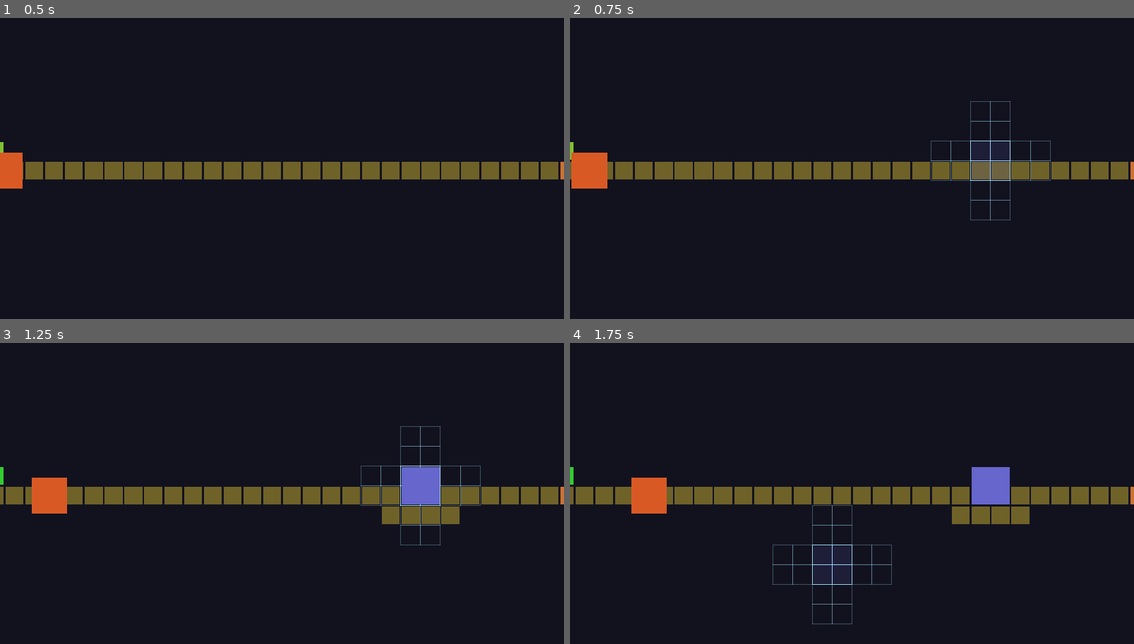
Above: before the commit, frames 1-4 (two rows, left to right).
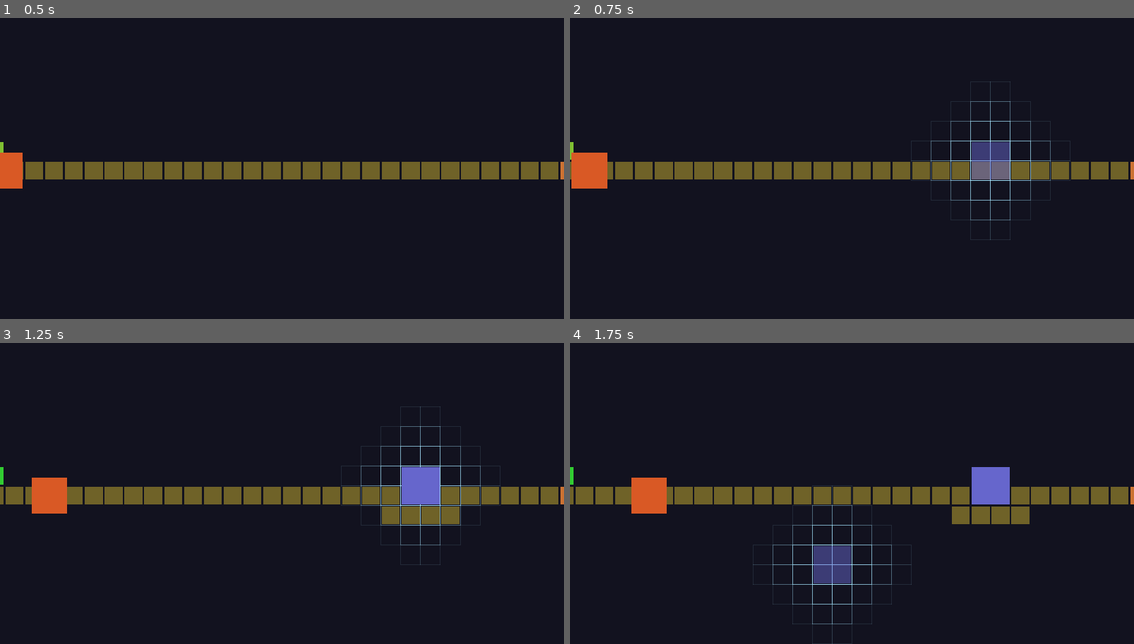
Above: after the commit, the same moments.

Repository: TimGoergen/critter-quitters
Game: Godot game, scene res://Main.tscn
Two runs of this game, one before a commit and one after it. Both use one fixed random seed, a clock stepped at 60 frames per second and the inputs below.
Inputs (mouse positions are in pixels of both pictures, inside the frame that each line leads up to):
- Up to frame 1 (0.5 s): no input
- Up to frame 2 (0.75 s): move the mouse to (976, 144) at 0.52 s; click (976, 144) at 0.67 s
- Up to frame 3 (1.25 s): no input
- Up to frame 4 (1.75 s): drag from (739, 502) to (823, 547) at 1.27 s

Frame 1 is identical in both runs. In frame 2, 1.1% of the frame differs, in the area x 60-89%, y 21-74%; in frame 3, 0.3%; in frame 4, 1.1%.

Commit message:
Glow per-cell falloff; preview trap visibility
- Grid glow now fades per 1x1 cell using Manhattan distance to the 2x2
  footprint edge — smooth continuous falloff instead of two fixed levels
- Preview ghost alpha raised from 0.15 to 0.50 so it's clearly visible
  while dragging before release

Co-Authored-By: Claude Sonnet 4.6 <noreply@anthropic.com>

Diff:
--- a/game/arena/Arena.gd
+++ b/game/arena/Arena.gd
@@ -293,51 +293,62 @@
 
 
 ## Rebuilds the grid glow mesh for the current hover cell.
-## Draws the 2x2 footprint at full brightness, plus the four immediately
-## adjacent 2x2 blocks (north, south, east, west) at reduced alpha —
-## showing where a neighboring trap could be placed next to this one.
+## Each cell's alpha is derived from its Manhattan distance to the nearest
+## cell in the 2x2 footprint — cells right against the trap are brightest,
+## fading smoothly outward for up to MAX_GLOW_DIST cells.
 func _update_grid_highlight() -> void:
 	if not _grid.is_in_bounds(_hover_cell):
 		_grid_highlight.mesh = null
 		return
 
+	const MAX_GLOW_DIST: int = 3
+
 	var im := ImmediateMesh.new()
 	var hs := Grid.CELL_SIZE * 0.5
 	var y  := 0.08   # sit above path markers and floor markers
 
 	im.surface_begin(Mesh.PRIMITIVE_LINES)
 
-	_draw_2x2_glow(im, _hover_cell, hs, y, 0.90)
-
-	for offset in [Vector2i(0, -2), Vector2i(0, 2), Vector2i(-2, 0), Vector2i(2, 0)]:
-		_draw_2x2_glow(im, _hover_cell + offset, hs, y, 0.30)
+	for dr in range(-MAX_GLOW_DIST, 2 + MAX_GLOW_DIST):
+		for dc in range(-MAX_GLOW_DIST, 2 + MAX_GLOW_DIST):
+			var cell := Vector2i(_hover_cell.x + dc, _hover_cell.y + dr)
+			if not _grid.is_in_bounds(cell):
+				continue
+			var dist  := _dist_to_footprint(cell, _hover_cell)
+			if dist > MAX_GLOW_DIST:
+				continue
+			var alpha := 0.90 * pow(1.0 - float(dist) / float(MAX_GLOW_DIST + 1), 1.5)
+			_draw_cell_glow(im, cell, hs, y, alpha)
 
 	im.surface_end()
 	_grid_highlight.mesh = im
 
 
-## Draws the four cell borders of a 2x2 block as line segments into im.
-## Skips any cell that falls outside the grid boundary.
-func _draw_2x2_glow(im: ImmediateMesh, anchor: Vector2i, hs: float, y: float, alpha: float) -> void:
+## Returns the Manhattan distance from cell to the nearest cell in the
+## 2x2 footprint anchored at anchor (top-left). Returns 0 if cell is
+## inside the footprint.
+func _dist_to_footprint(cell: Vector2i, anchor: Vector2i) -> int:
+	var dx := maxi(0, maxi(anchor.x - cell.x, cell.x - (anchor.x + 1)))
+	var dy := maxi(0, maxi(anchor.y - cell.y, cell.y - (anchor.y + 1)))
+	return dx + dy
+
+
+## Draws the four border edges of a single cell as line segments into im.
+func _draw_cell_glow(im: ImmediateMesh, cell: Vector2i, hs: float, y: float, alpha: float) -> void:
 	var color := Color(COLOR_GRID_GLOW.r, COLOR_GRID_GLOW.g, COLOR_GRID_GLOW.b, alpha)
-	for dr in range(2):
-		for dc in range(2):
-			var cell := Vector2i(anchor.x + dc, anchor.y + dr)
-			if not _grid.is_in_bounds(cell):
-				continue
-			var c  := _cell_to_world(cell)
-			var tl := Vector3(c.x - hs, y, c.z - hs)
-			var tr := Vector3(c.x + hs, y, c.z - hs)
-			var bl := Vector3(c.x - hs, y, c.z + hs)
-			var br := Vector3(c.x + hs, y, c.z + hs)
-			im.surface_set_color(color); im.surface_add_vertex(tl)
-			im.surface_set_color(color); im.surface_add_vertex(tr)
-			im.surface_set_color(color); im.surface_add_vertex(tr)
-			im.surface_set_color(color); im.surface_add_vertex(br)
-			im.surface_set_color(color); im.surface_add_vertex(br)
-			im.surface_set_color(color); im.surface_add_vertex(bl)
-			im.surface_set_color(color); im.surface_add_vertex(bl)
-			im.surface_set_color(color); im.surface_add_vertex(tl)
+	var c  := _cell_to_world(cell)
+	var tl := Vector3(c.x - hs, y, c.z - hs)
+	var tr := Vector3(c.x + hs, y, c.z - hs)
+	var bl := Vector3(c.x - hs, y, c.z + hs)
+	var br := Vector3(c.x + hs, y, c.z + hs)
+	im.surface_set_color(color); im.surface_add_vertex(tl)
+	im.surface_set_color(color); im.surface_add_vertex(tr)
+	im.surface_set_color(color); im.surface_add_vertex(tr)
+	im.surface_set_color(color); im.surface_add_vertex(br)
+	im.surface_set_color(color); im.surface_add_vertex(br)
+	im.surface_set_color(color); im.surface_add_vertex(bl)
+	im.surface_set_color(color); im.surface_add_vertex(bl)
+	im.surface_set_color(color); im.surface_add_vertex(tl)
 
 
 # ---------------------------------------------------------------------------
@@ -353,7 +364,7 @@
 		return
 	_preview_trap = _make_box_mesh_instance(
 		Vector3(Grid.CELL_SIZE * 1.9, Grid.CELL_SIZE * 0.5, Grid.CELL_SIZE * 1.9),
-		Color(COLOR_TRAP.r, COLOR_TRAP.g, COLOR_TRAP.b, 0.15)
+		Color(COLOR_TRAP.r, COLOR_TRAP.g, COLOR_TRAP.b, 0.50)
 	)
 	var center := _cell_to_world(anchor) + Vector3(Grid.CELL_SIZE * 0.5, 0.0, Grid.CELL_SIZE * 0.5)
 	_preview_trap.position = center + Vector3(0.0, Grid.CELL_SIZE * 0.25, 0.0)
